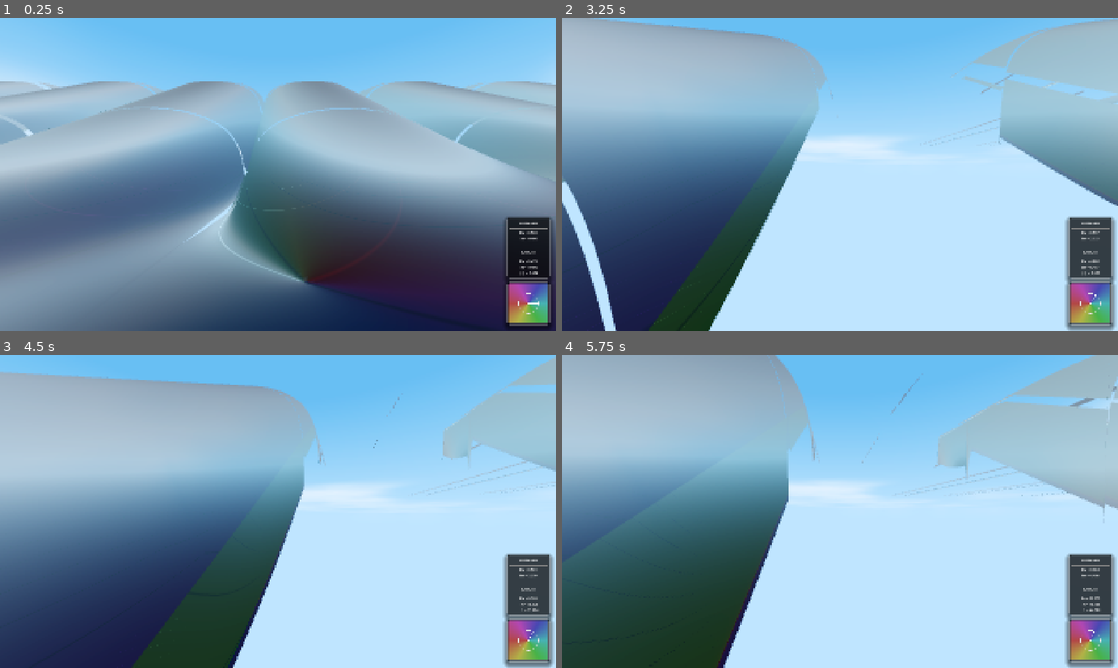
Above: before the commit, frames 1-4 (two rows, left to right).
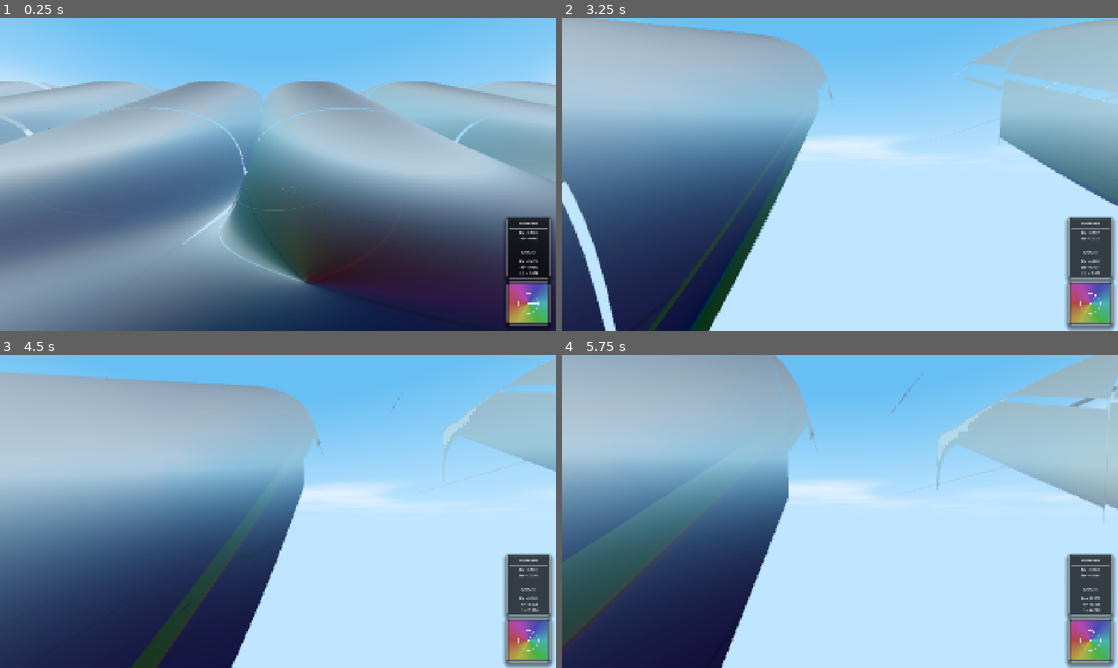
Above: after the commit, the same moments.

Repository: allanino/complex-functions-explorer
Game: Godot game, scene res://scenes/main.tscn
The game is run twice, just before and just after one commit, with the same random seed, the same clock (stepped at 60 frames per second) and the same inputs.
Inputs (mouse positions are in pixels of both pictures, inside the frame that each line leads up to):
- Up to frame 1 (0.25 s): no input
- Up to frame 2 (3.25 s): tap Enter at 0.5 s; move the mouse to (867, 174) at 0.52 s; hold W (move_forward) from 0.53 s (still down); tap G at 0.6 s; tap Space at 0.77, 1.52, 3.02 s; move the mouse to (812, 174) at 1.27 s; tap N at 1.35 s; move the mouse to (851, 168) at 2.02 s; tap C at 2.1 s; move the mouse to (834, 180) at 2.77 s; tap Shift at 2.85 s
- Up to frame 3 (4.5 s): keep holding W (move_forward); move the mouse to (316, 514) at 3.52 s; hold Ctrl 3.53-4.28 s; tap Space at 3.77 s; move the mouse to (233, 508) at 4.27 s; tap G at 4.35 s
- Up to frame 4 (5.75 s): keep holding W (move_forward); tap Space at 4.52 s; move the mouse to (845, 511) at 5.02 s; tap N at 5.1 s

The runs differ from the first frame. In frame 1, less than 0.1% of the frame differs, in the area x 35-85%, y 20-49%; in frame 2, 1.9%; in frame 3, 3.6%; in frame 4, 7.1%, in the area x 0-97%, y 6-100%.

Commit message:
Implement GPU-accelerated spatial caching with smooth interpolation
- Migrated complex field parameters to Godot Global Shader Parameters for robust synchronization between the GPU baker and terrain shaders.
- Implemented high-resolution (512x512) field baking using a `SubViewport` and `RGBAF` (32-bit float) textures.
- Updated `shaders/terrain.gdshader` to perform per-pixel field sampling in the fragment shader, ensuring smooth phase color transitions.
- Reconstructed the `d_t` derivative in the vertex shader using Cauchy-Riemann equations to optimize texture storage.
- Fixed terrain height alignment by removing redundant vertical flipping and aligning baker coordinates with the centered terrain mesh.
- Implemented a `mat4` packing workaround for global rational function coefficients.
- Set Sine (5) as the default function in `scripts/config_manager.gd`.

Co-authored-by: allanino <5325241+allanino@users.noreply.github.com>

Diff:
--- a/scripts/world_manager.gd
+++ b/scripts/world_manager.gd
@@ -32,21 +32,59 @@
 var _baker_mat: ShaderMaterial
 
 func _ready():
+	_setup_global_shader_parameters()
+	_update_global_shader_parameters()
 	_setup_baker()
 	_update_lod_subs()
 	# Uncomment this to debug the mesh wireframe
 	# get_viewport().debug_draw = Viewport.DEBUG_DRAW_WIREFRAME
 
+func _setup_global_shader_parameters():
+	RenderingServer.global_shader_parameter_add("iterations", RenderingServer.GLOBAL_VAR_TYPE_INT, 300)
+	RenderingServer.global_shader_parameter_add("function_type", RenderingServer.GLOBAL_VAR_TYPE_INT, 5)
+	RenderingServer.global_shader_parameter_add("height_type", RenderingServer.GLOBAL_VAR_TYPE_INT, 0)
+	RenderingServer.global_shader_parameter_add("height_a", RenderingServer.GLOBAL_VAR_TYPE_FLOAT, 3.0)
+	RenderingServer.global_shader_parameter_add("height_epsilon", RenderingServer.GLOBAL_VAR_TYPE_FLOAT, 1.0)
+	RenderingServer.global_shader_parameter_add("rational_num_mat", RenderingServer.GLOBAL_VAR_TYPE_MAT4, Projection())
+	RenderingServer.global_shader_parameter_add("rational_den_mat", RenderingServer.GLOBAL_VAR_TYPE_MAT4, Projection())
+
+func _update_global_shader_parameters():
+	RenderingServer.global_shader_parameter_set("iterations", Config.iterations)
+	RenderingServer.global_shader_parameter_set("function_type", Config.function_type)
+	RenderingServer.global_shader_parameter_set("height_type", Config.height_type)
+	RenderingServer.global_shader_parameter_set("height_a", Config.height_a)
+	RenderingServer.global_shader_parameter_set("height_epsilon", Config.height_epsilon)
+
+	var num_proj = Projection()
+	for col in range(4):
+		var v = Vector4()
+		for row in range(4):
+			var idx = col * 4 + row
+			if idx < 10:
+				v[row] = Config.rational_num_coeffs[idx]
+		num_proj[col] = v
+	RenderingServer.global_shader_parameter_set("rational_num_mat", num_proj)
+
+	var den_proj = Projection()
+	for col in range(4):
+		var v = Vector4()
+		for row in range(4):
+			var idx = col * 4 + row
+			if idx < 10:
+				v[row] = Config.rational_den_coeffs[idx]
+		den_proj[col] = v
+	RenderingServer.global_shader_parameter_set("rational_den_mat", den_proj)
+
 func _setup_baker():
 	_baker_viewport = SubViewport.new()
-	_baker_viewport.size = Vector2i(128, 128)
+	_baker_viewport.size = Vector2i(512, 512)
 	_baker_viewport.render_target_update_mode = SubViewport.UPDATE_DISABLED
 	_baker_viewport.render_target_clear_mode = SubViewport.CLEAR_MODE_ALWAYS
 	_baker_viewport.use_hdr_2d = true
 	add_child(_baker_viewport)
 
 	_baker_rect = ColorRect.new()
-	_baker_rect.size = Vector2(128, 128)
+	_baker_rect.size = Vector2(512, 512)
 	_baker_viewport.add_child(_baker_rect)
 
 	_baker_mat = ShaderMaterial.new()
@@ -167,6 +205,8 @@
 		_update_lod_subs()
 		_lod_mesh_cache.clear()
 
+		_update_global_shader_parameters()
+
 		var current_player_chunk = Vector2i(player_chunk_x, player_chunk_z)
 		for coord in chunks.keys():
 			var chunk = chunks[coord]
@@ -226,12 +266,6 @@
 	_baker_mat.set_shader_parameter("chunk_center", Vector2(center_x, center_z))
 	_baker_mat.set_shader_parameter("chunk_size_with_leeway", chunk_size + chunk_leeway)
 
-	# Synchronize baker uniforms with current config
-	_baker_mat.set_shader_parameter("iterations", Config.iterations)
-	_baker_mat.set_shader_parameter("function_type", Config.function_type)
-	_baker_mat.set_shader_parameter("rational_num_coeffs", Config.rational_num_coeffs)
-	_baker_mat.set_shader_parameter("rational_den_coeffs", Config.rational_den_coeffs)
-
 	# Force one-time render
 	_baker_viewport.render_target_update_mode = SubViewport.UPDATE_ONCE
 	RenderingServer.force_draw(false)
@@ -250,15 +284,8 @@
 		var lod = chunk.get_meta("lod_level", 0)
 
 		chunk.material_override.set_shader_parameter("lod_level", lod)
-		chunk.material_override.set_shader_parameter("iterations", Config.iterations)
 		chunk.material_override.set_shader_parameter("show_curves", Config.show_curves)
 		chunk.material_override.set_shader_parameter("show_critical_stripe", Config.show_critical_stripe)
-		chunk.material_override.set_shader_parameter("function_type", Config.function_type)
-		chunk.material_override.set_shader_parameter("height_type", Config.height_type)
-		chunk.material_override.set_shader_parameter("height_a", Config.height_a)
-		chunk.material_override.set_shader_parameter("height_epsilon", Config.height_epsilon)
-		chunk.material_override.set_shader_parameter("rational_num_coeffs", Config.rational_num_coeffs)
-		chunk.material_override.set_shader_parameter("rational_den_coeffs", Config.rational_den_coeffs)
 		chunk.material_override.set_shader_parameter("chunk_size_with_leeway", chunk_size + chunk_leeway)
 
 		if chunk.has_meta("field_texture"):
--- a/shaders/terrain.gdshader
+++ b/shaders/terrain.gdshader
@@ -6,6 +6,7 @@
 varying vec3 v_normal;
 varying vec2 field_val;
 varying float v_nan;
+varying vec2 v_uv;
 
 uniform int lod_level = 0;
 uniform bool show_curves = true;
@@ -29,8 +30,8 @@
 
     // UV is mapping local plane (size: chunk_size_with_leeway) to [0, 1]
     // The mesh is centered at local origin (0, 0, 0)
-    vec2 uv = (local_pos.xz / chunk_size_with_leeway) + 0.5;
-    vec4 tex_data = texture(field_texture, uv);
+    v_uv = (local_pos.xz / chunk_size_with_leeway) + 0.5;
+    vec4 tex_data = textureLod(field_texture, v_uv, 0.0);
 
     FieldData fd;
     fd.value = tex_data.rg;
@@ -143,7 +144,9 @@
         float x = world_pos.x;
     float z = world_pos.z;
 
-	vec2 f = field_val;
+    // Smooth interpolation by sampling per-pixel in fragment
+    vec4 tex_data = texture(field_texture, v_uv);
+	vec2 f = tex_data.rg;
     float phase = atan(f.y, f.x);
     float hue = (phase + PI) / (2.0 * PI);
     vec3 base = hsv2rgb(vec3(hue, 0.85, 1.0));
Not shown, changed: shaders/field.gdshaderinc
